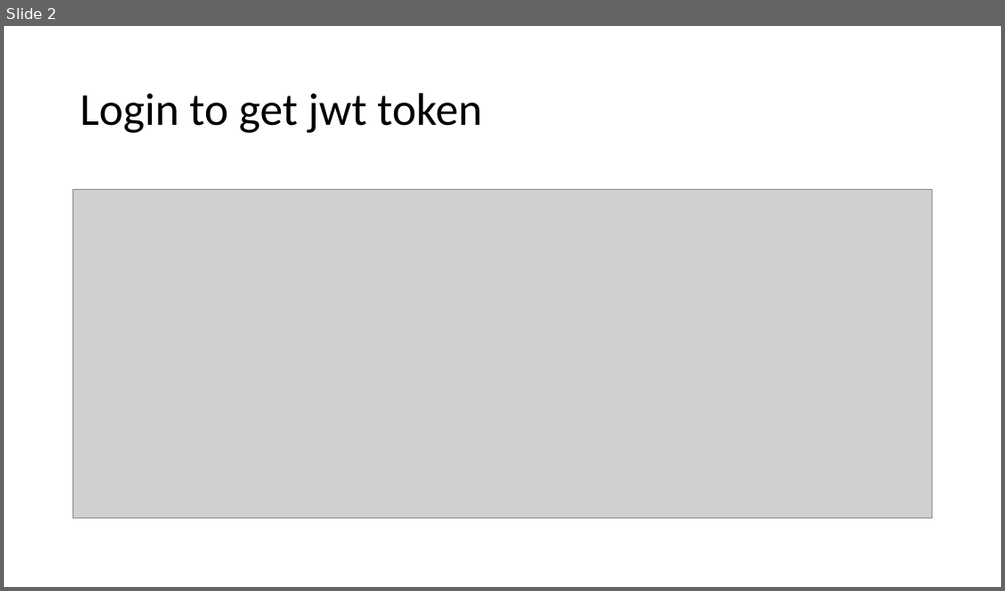
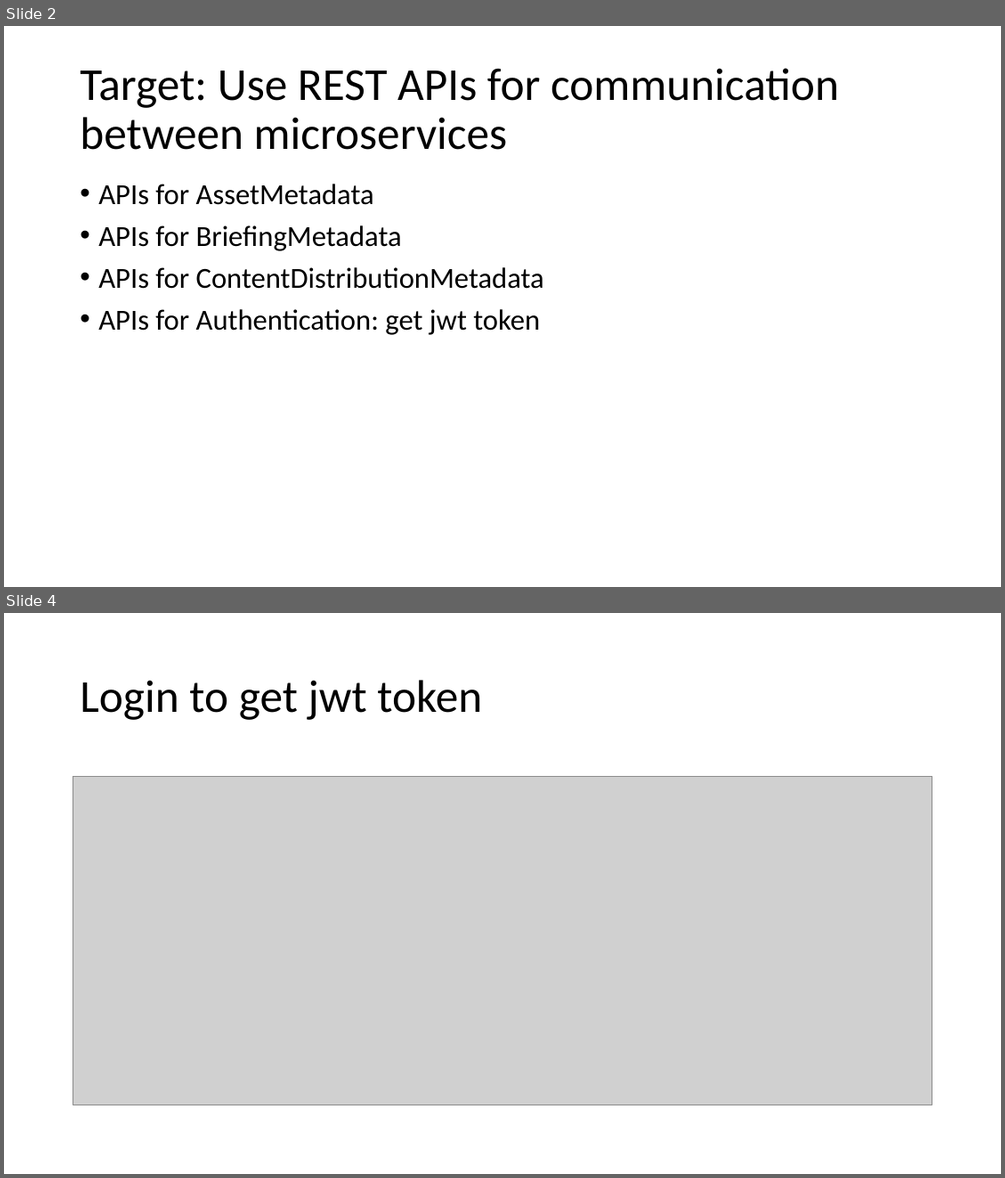
Before and after one commit to Lejuan60606/PlayGoodSolution, a slide deck: Presentation1.pptx. Shown one above the other, each under a label of ours: slide 2 before the commit, slides 2 and 4 after it; the slides between them are not shown. The pictures are 1005x591 and 1005x1178 pixels, drawn with LibreOffice and Linux fonts; fonts in the diff are those of the drawing; grey boxes stand for pictures. Boxes give left, top, right and bottom in pixels: in the first picture for what was removed or moved away, otherwise in the second. Text is boxed around its words. In the diff, an @@ line names an element or a change of style, - is before the commit and + after.

```diff
--- a/Presentation1.pptx
+++ b/Presentation1.pptx
@@ slide 2 added at box(4, 26, 1001, 587), background #FFFFFF @@
@@ title added at box(80, 68, 839, 150), 44 pt, text #000000 @@
+Target: Use REST APIs for communication between microservices
@@ text added at box(98, 184, 544, 335), 28 pt, text #000000 @@
+• APIs for AssetMetadata
+• APIs for BriefingMetadata
+• APIs for ContentDistributionMetadata
+• APIs for Authentication: get jwt token
@@ what was slide 2 is now slide 4 @@
```
Also in this commit, not shown: 6 other slides added, 1 slide removed.
